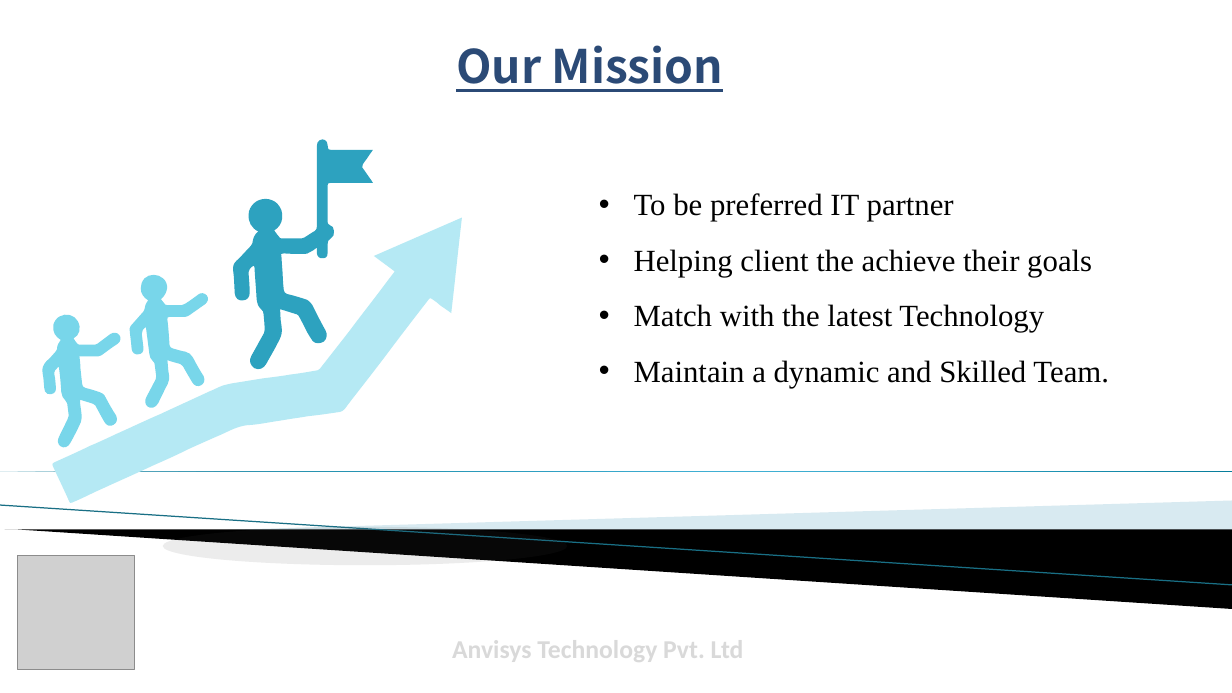
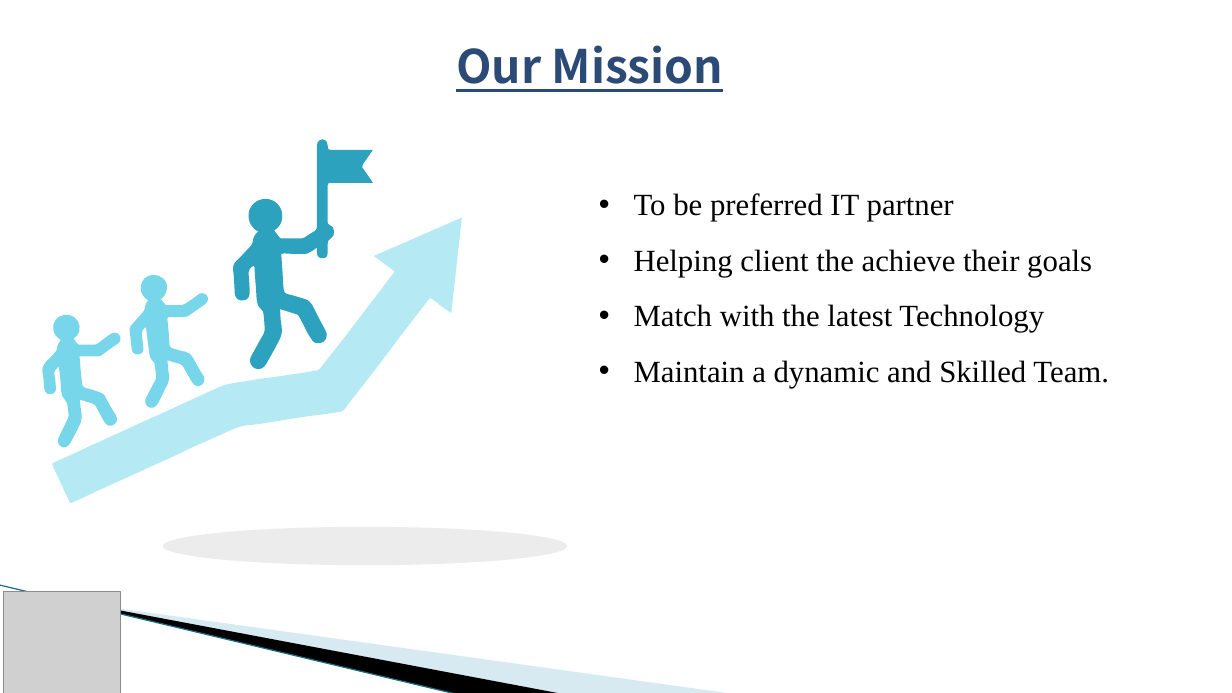
Before and after one commit to Anvisys/Documents, a slide deck: slide 2 of Anvisys technology presentation.pptx. Drawn at 1232x693 pixels with LibreOffice and Linux fonts; fonts in the diff are those of the drawing; grey boxes stand for pictures; background and template pictures are left out. Boxes give left, top, right and bottom in pixels: in the first picture for what was removed or moved away, otherwise in the second. Text is boxed around its words. In the diff, an @@ line names an element or a change of style, - is before the commit and + after.

```diff
--- a/Anvisys technology presentation.pptx
+++ b/Anvisys technology presentation.pptx
@@ right triangle removed at box(0, 471, 1232, 471) @@
@@ line removed from (0, 505) to (1232, 585) @@
@@ freeform shape removed at box(227, 501, 1232, 550) @@
@@ freeform shape removed at box(5, 529, 1232, 609) @@
@@ line added from (0, 585) to (458, 693), #97C5D8 0.95 pt @@
@@ picture: place and size @@
-picture at box(18, 555, 135, 669)
+picture at box(4, 592, 121, 693)
@@ freeform shape added at box(66, 600, 563, 693), fill #000000 @@
@@ freeform shape added at box(67, 600, 733, 693), fill #A0CBDC at 40% opacity @@
@@ text removed at box(452, 634, 744, 665) @@
-Anvisys Technology Pvt. Ltd
```
Also in this commit, not shown: 7 other slides changed, 1 slide added, 4 slides removed, 1 other file.
